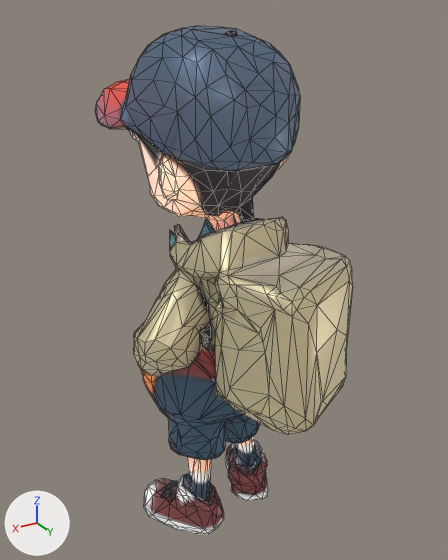
What one commit did to the glTF model assets/models/character-hero-idle.glb.
Both versions are drawn from a 50 mm lens placed at (0.927, 1.539, 1.681), pointed at (-0.013, -0.028, 0.897). Every picture has the same lights, and +X, +Y and +Z are marked at lower left. The first picture is the older version. Mesh edges are drawn as thin lines. Where no turn or scale is listed for an object, it has been applied to the vertices. Vertices at exactly the same position are counted once.

Script lines for the objects in view, before the commit:
```python
me_char1 = bpy.data.meshes.new('char1')
me_char1.from_pydata(...)  # 1563 vertices, 3130 faces; spans x -0.33..0.33, y -0.45..0.45, z 0.0..1.65
me_char1.materials.append(mat_material_1)
ob_char1 = bpy.data.objects.new('char1', me_char1)
ob_char1.location = (0.0, 0.0, 0.0)
```
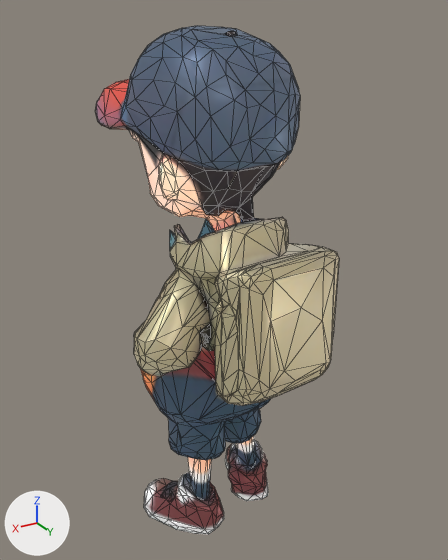
Location of each change, [x1, y1, x2, y2] in pixels of the pictures (448 x 560 px; the box of a moved part takes in the faces that stretch with it):
'char1', reshaped
    before: [96, 26, 353, 534]
    after: [96, 26, 339, 534]
part 1 of me_char1, moved or reshaped
    before: [216, 244, 353, 435]
    after: [216, 244, 339, 406]

What the commit changed:
me_char1 is used by ob_char1; location (0.0, 0.0, 0.0).
me_char1 had 1563 vertices, 3130 faces and spanned x -0.33..0.33, y -0.45..0.45, z 0.0..1.65.
me_char1 now has 1563 vertices, 3130 faces and spans x -0.33..0.33, y -0.45..0.22, z 0.0..1.65.
me_char1 part 1: 85 of the vertices in x -0.28..0.14, y 0.21..0.45, z 0.57..1.04 are scaled about their middle by (1, 0.08, 1), then moved by (0.0, -0.12, 0.0).
